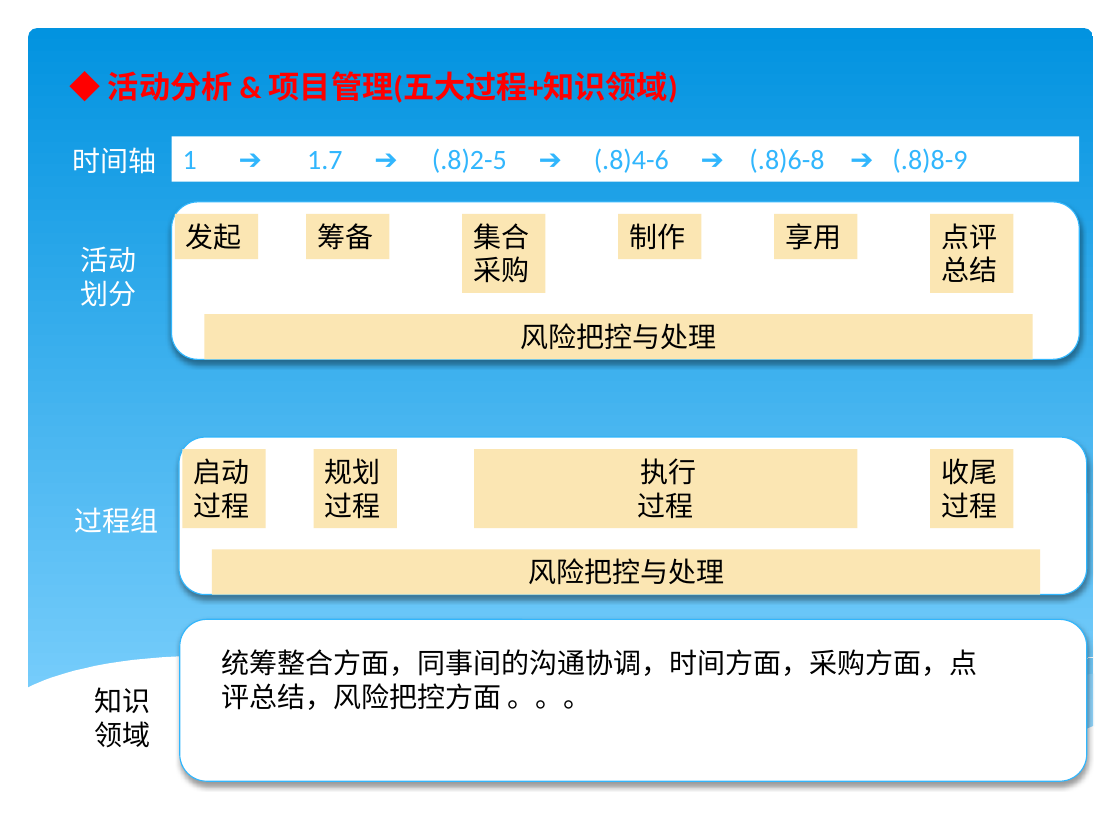
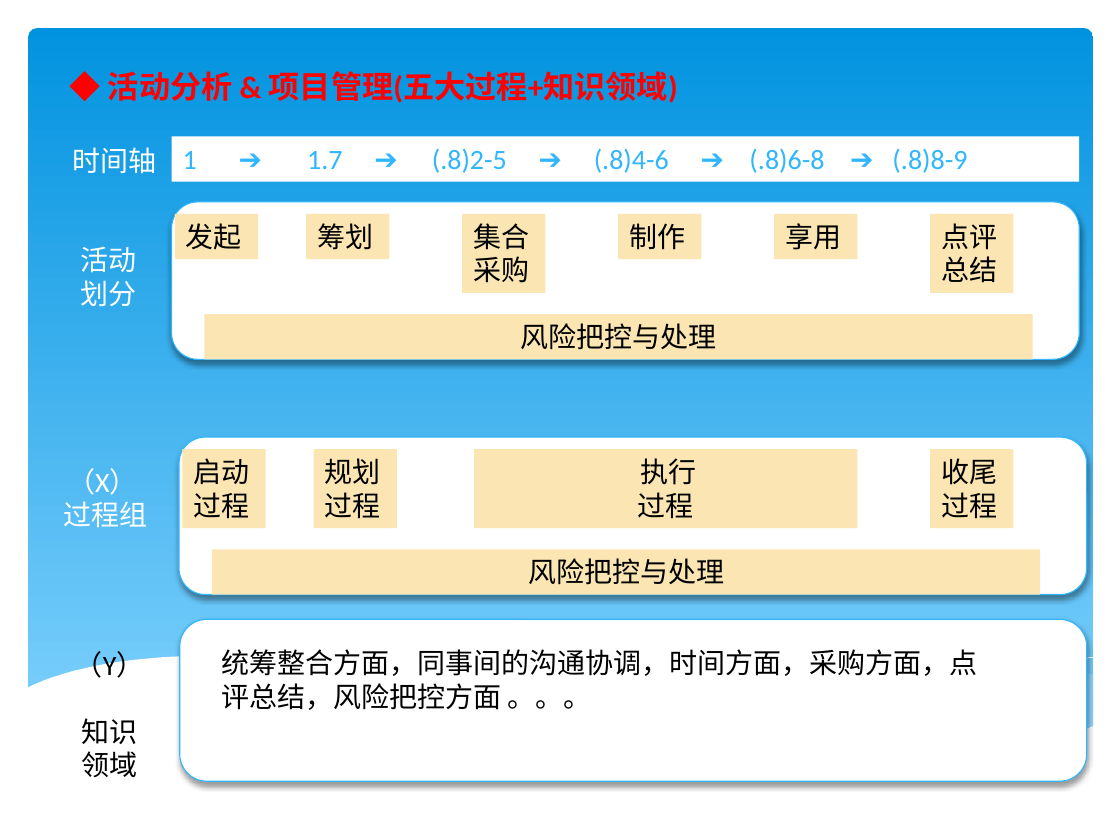
Before and after one commit to itwyhuaing/ProjectM, a slide deck: slide 4 of HaiNaBian_PM知识分享/PPT/Last/PPT_V6.pptx. Drawn at 1120x840 pixels with LibreOffice and Linux fonts; fonts in the diff are those of the drawing. Boxes give left, top, right and bottom in pixels: in the first picture for what was removed or moved away, otherwise in the second. Text is boxed around its words. In the diff, an @@ line names an element or a change of style, - is before the commit and + after.

```diff
--- a/HaiNaBian_PM知识分享/PPT/Last/PPT_V6.pptx
+++ b/HaiNaBian_PM知识分享/PPT/Last/PPT_V6.pptx
@@ text in rectangle at (317,223,373,250): text changed @@
-筹备
+筹划
@@ text at (64,468,148,527): text changed @@
-过程组
+（X） 过程组
@@ text "（Y）": place and size @@
-text "（Y）" at (95,687,151,748)
+text "（Y）" at (75,651,145,778)
@@ text at (75,651,145,683): paragraph added @@
+（Y）
```
Also in this commit, not shown: 3 other slides changed.
